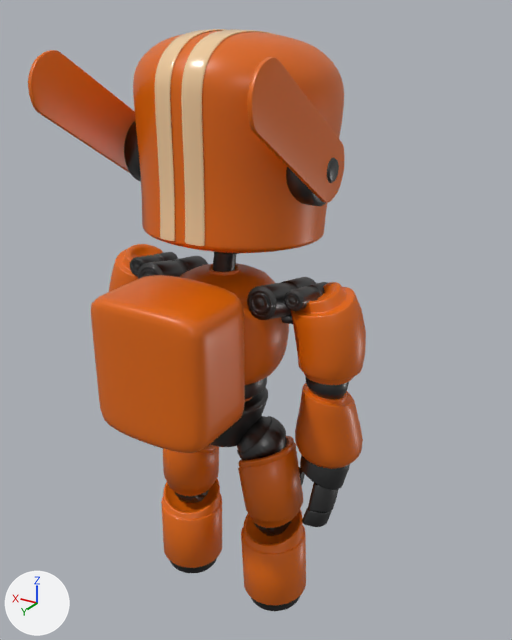
Before and after pictures for a commit that changed the glTF model assets/rob-fi.glb.
The view is the same before and after, from a camera (50 mm lens) standing at (-11.41, 17.11, 19.3) and looking at (-0.82, -0.54, 10.47). The axes (+X, +Y, +Z) are drawn at lower left. The lights are the same throughout. Both versions are drawn at frame 1190 of the action 'rigAction.001'; the numbers are the values there.
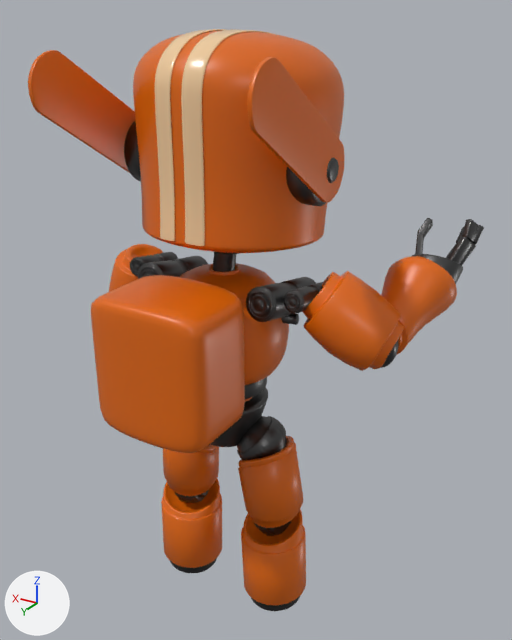
The change in detail:
Bone 'arm_twist.r' (bone_arm_twist_r) turns from (-76, -5, 0) to (-37, 1, 4) degrees about its own x, y and z.
Bone 'arm_stretch.r' (bone_arm_stretch_r) moves from (0.11, -1.01, -1.29) to (-0.09, -0.27, -0.8).
Bone 'arm_stretch.r' (bone_arm_stretch_r) turns from (-85, -14, 51) to (-40, 22, -13) degrees about its own x, y and z.
Bone 'forearm_stretch.r' (bone_forearm_stretch_r) moves from (-0.73, -1.9, -2.58) to (-0.41, -0.4, -1.6).
Bone 'forearm_stretch.r' (bone_forearm_stretch_r) turns from (-85, 22, 27) to (39, 24, 90) degrees about its own x, y and z.
Bone 'forearm_twist.r' (bone_forearm_twist_r) turns from (0, 55, 0) to (0, 90, 0) degrees about its own x, y and z.
Bone 'forearm.r' (bone_forearm_r) moves from (-0.73, -1.9, -2.58) to (-0.41, -0.4, -1.6).
Bone 'forearm.r' (bone_forearm_r) turns from (-85, 22, 27) to (39, 24, 90) degrees about its own x, y and z.
Bone 'hand.r' (bone_hand_r) turns from (-27, 36, -48) to (-67, 96, -74) degrees about its own x, y and z.

Changed parts and their boxes [x1, y1, x2, y2] in the pictures (512 x 640 px):
'Object_6', posed (43% wider, 7% taller)
    before: [91, 244, 366, 611]
    after: [91, 218, 484, 611]
bone 'arm_twist.r', root to tip
    before: (324, 292) to (331, 372)
    after: (324, 292) to (378, 351)
bone 'arm_stretch.r', root to tip
    before: (328, 338) to (339, 476)
    after: (354, 325) to (454, 436)
bone 'forearm_stretch.r', root to tip
    before: (331, 383) to (327, 416)
    after: (385, 360) to (402, 325)
bone 'forearm_twist.r', root to tip
    before: (327, 416) to (323, 448)
    after: (402, 325) to (418, 293)
bone 'forearm.r', root to tip
    before: (331, 383) to (323, 448)
    after: (385, 360) to (418, 293)
bone 'hand.r', root to tip
    before: (323, 448) to (321, 462)
    after: (418, 293) to (429, 282)
